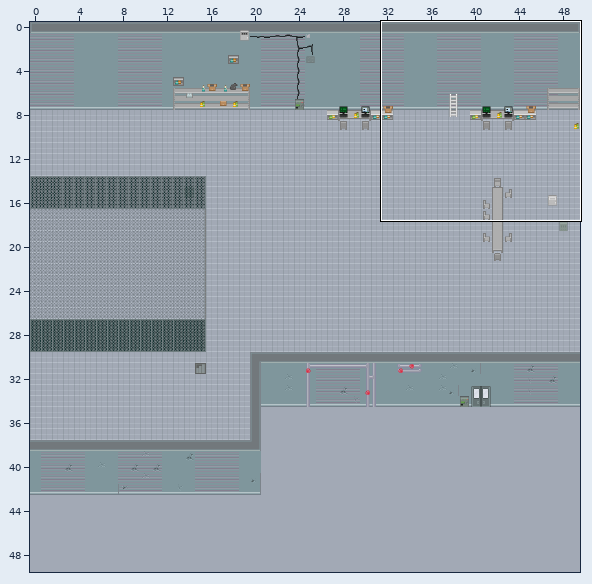
A Tiled map gets an edit: maps/level-2.tmx. The picture above shows the old version from afar; the outline marks the close-up.
Close-up. Old version:
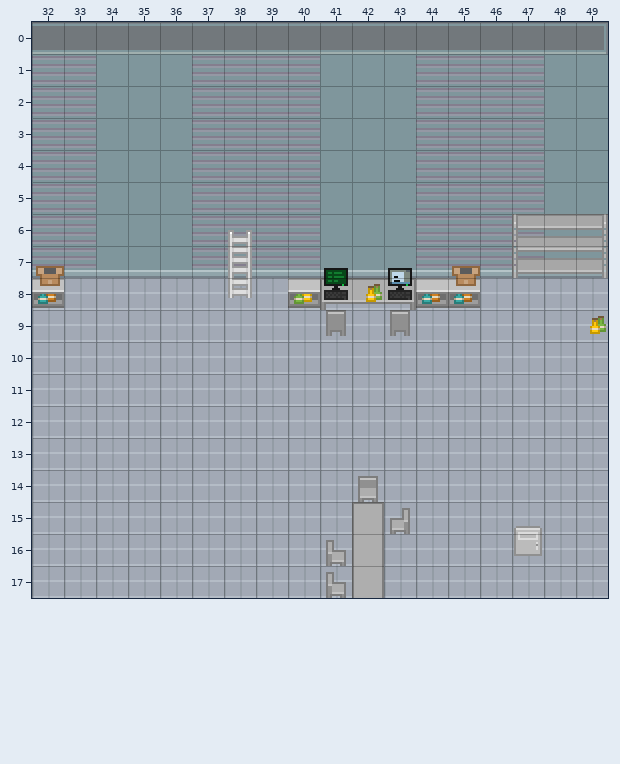
Cells are 16x16 px. Shown: x 32..49, y 0..17. The commit also changed other parts of the map, which this record leaves out.
The result:
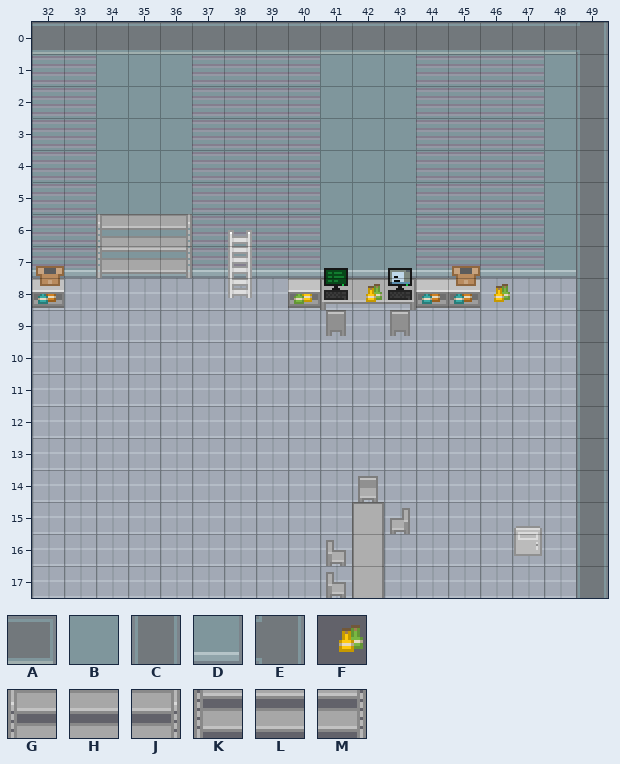
Key: from "factory_tileset": A 228, B 318, C 329, D 371, E 384, F 1496, G 1598, H 1599, J 1600, K 1650, L 1651, M 1652.
_ is an empty cell.
Commit message: walls added to boundaries of all maps
The exact change:
Layer "Walls":
Tile B becomes tile C in rows 1 to 6 at x 49.
Tile D becomes tile C in row 7 at x 49.
The author put tile C in rows 8 to 17 at x 49.
Tile A becomes tile E in row 0 at x 49.
Layer "props":
The author put tile F in row 8 at x 46.
The author put tile G in row 6 at x 34.
The author put tile H in row 6 at x 35.
The author put tile J in row 6 at x 36.
The author put tile K in row 7 at x 34.
The author put tile L in row 7 at x 35.
The author put tile M in row 7 at x 36.
Tile F is removed in row 9 at x 49.
Tile G is removed in row 6 at x 47.
Tile H is removed in row 6 at x 48.
Tile J is removed in row 6 at x 49.
Tile K is removed in row 7 at x 47.
Tile L is removed in row 7 at x 48.
Tile M is removed in row 7 at x 49.
Boxes around the changes in both close-ups, in picture pixels (x1, y1, x2, y2):
changed: (494, 22, 608, 598)
added: (96, 214, 192, 278)
